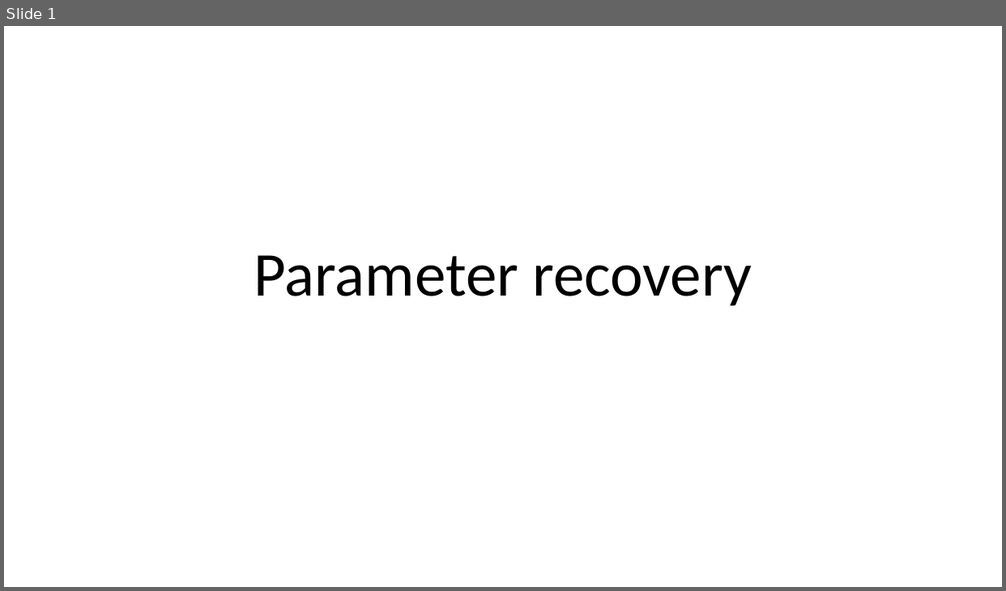
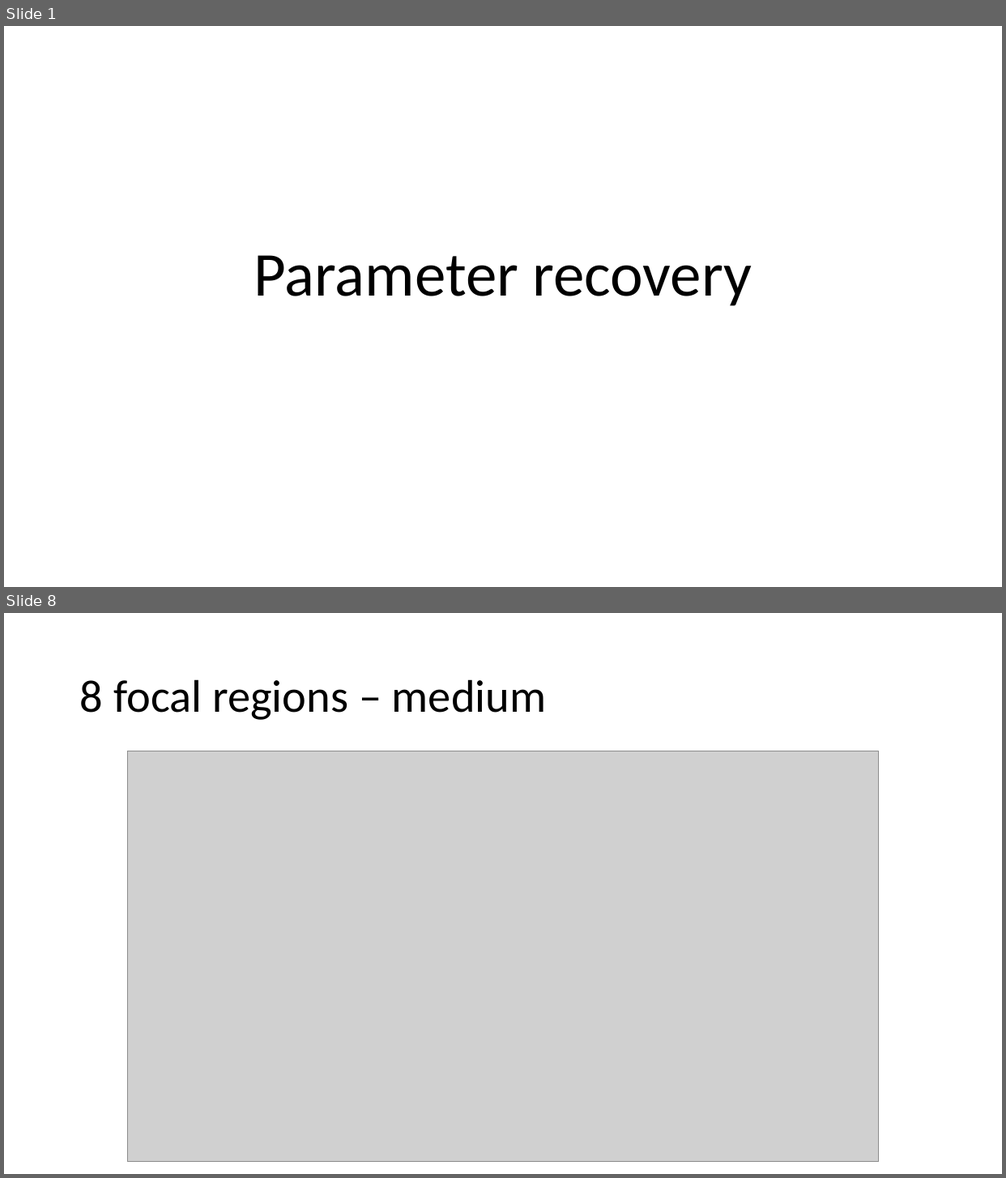
Before and after one commit to Slendercoder/DCL-DataAnalysis, a slide deck: Parameter Recovery.pptx. Shown one above the other, each under a label of ours: slide 1 before the commit, slides 1 and 8 after it; the slides between them are not shown. The pictures are 1006x591 and 1006x1178 pixels, drawn with LibreOffice and Linux fonts; fonts in the diff are those of the drawing; grey boxes stand for pictures. Boxes give left, top, right and bottom in pixels: in the first picture for what was removed or moved away, otherwise in the second. Text is boxed around its words. In the diff, an @@ line names an element or a change of style, - is before the commit and + after.

```diff
--- a/Parameter Recovery.pptx
+++ b/Parameter Recovery.pptx
@@ slide 8 added at <box>4,613,1002,1174</box>, background #FFFFFF @@
@@ title added at <box>80,679,546,720</box>, 44 pt, text #000000 @@
+8 focal regions – medium
@@ picture added at <box>127,752,879,1162</box> @@
```
Also in this commit, not shown: 7 other slides added, 1 slide removed, 41 other files.
